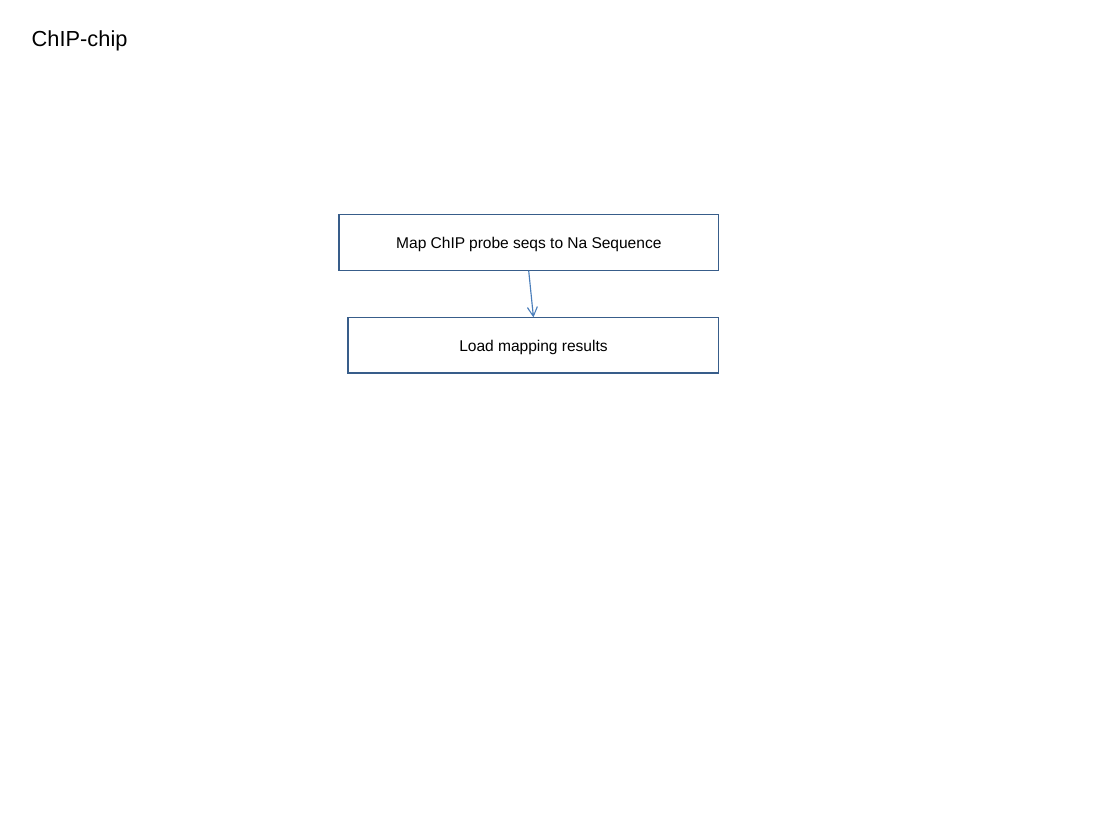
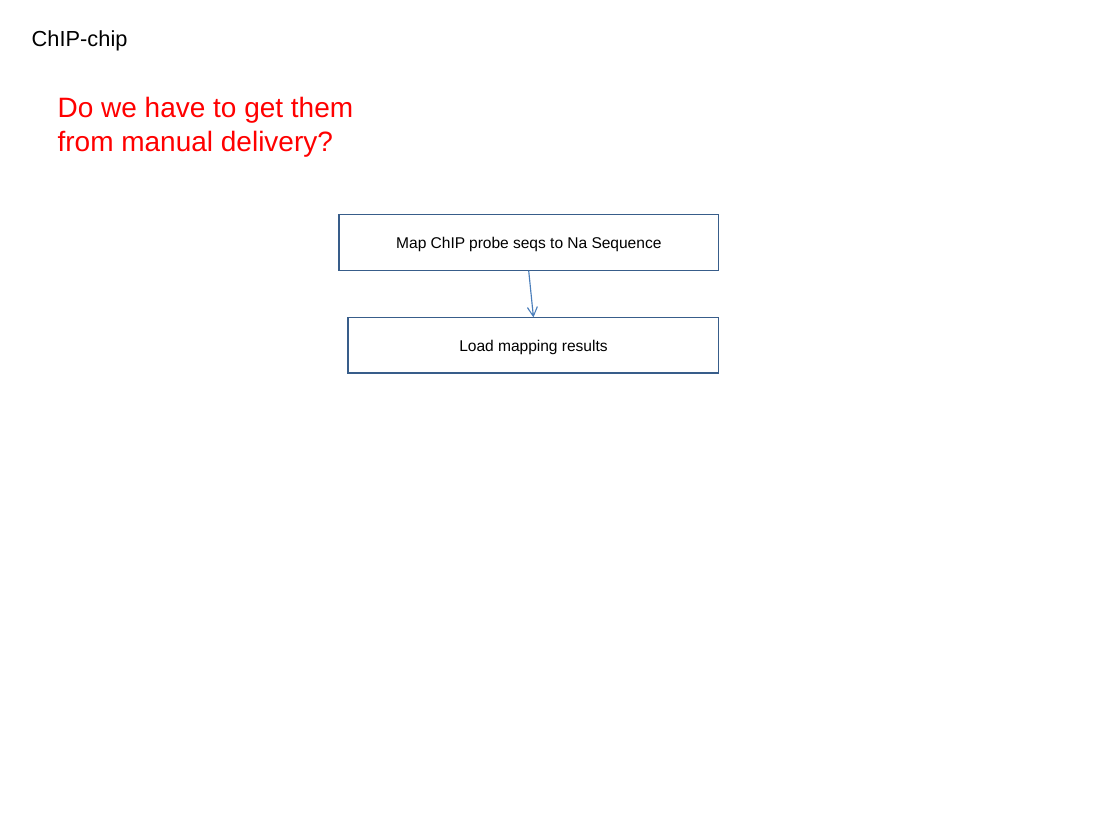
Before and after one commit to VEuPathDB/ApiCommonWorkflow, a slide deck: slide 25 of Main/doc/IntegratedWorkflow.ppt (slide 24 before the commit). Drawn at 1120x840 pixels with LibreOffice and Linux fonts; fonts in the diff are those of the drawing. Boxes give left, top, right and bottom in pixels: in the first picture for what was removed or moved away, otherwise in the second. Text is boxed around its words. In the diff, an @@ line names an element or a change of style, - is before the commit and + after.

```diff
--- a/Main/doc/IntegratedWorkflow.ppt
+++ b/Main/doc/IntegratedWorkflow.ppt
@@ text added at (58, 96, 353, 156), 18 pt, text #FF0000 @@
+Do we have to get them from manual delivery?
```
Also in this commit, not shown: 8 other slides changed, 1 slide added.
